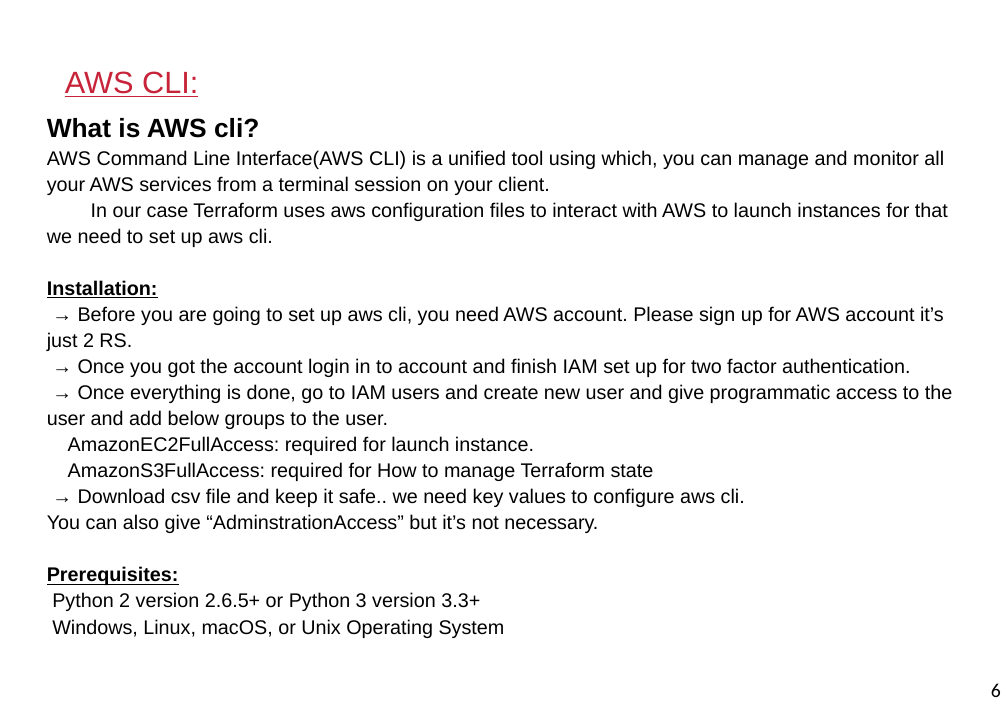
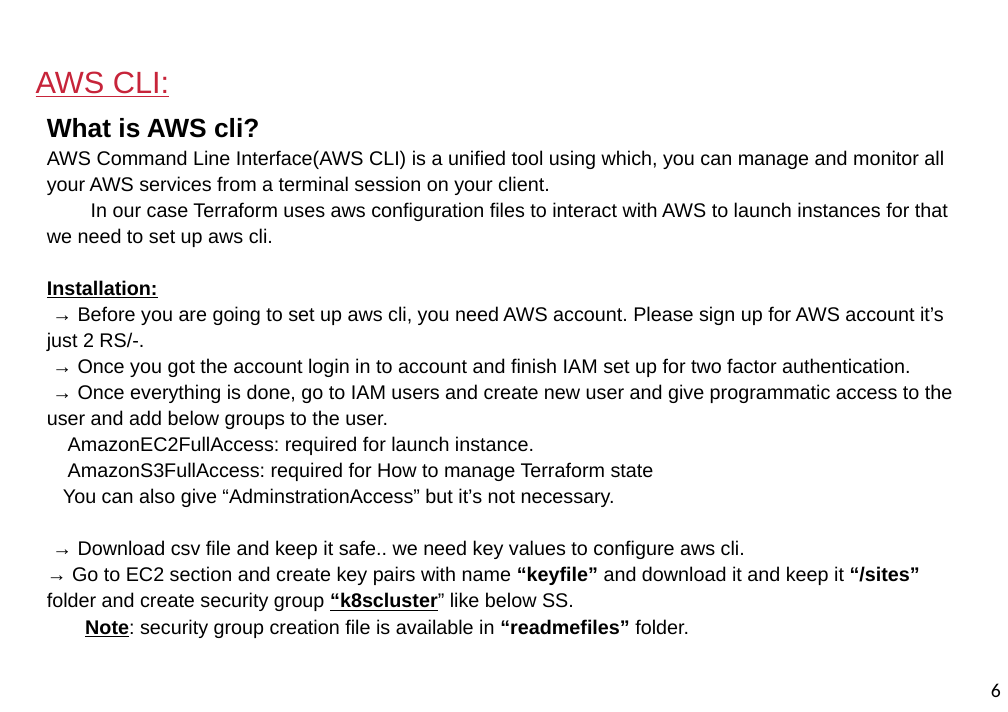
Before and after one commit to kiranpe/DevOpsCloud, a slide deck: slide 6 of DevOpsDoc.pptx. Drawn at 1008x712 pixels with LibreOffice and Linux fonts; fonts in the diff are those of the drawing; background and template pictures are left out. Boxes give left, top, right and bottom in pixels: in the first picture for what was removed or moved away, otherwise in the second. Text is boxed around its words. In the diff, an @@ line names an element or a change of style, - is before the commit and + after.

```diff
--- a/DevOpsDoc.pptx
+++ b/DevOpsDoc.pptx
@@ title "AWS CLI:": place and size @@
-title "AWS CLI:" at (65,71,198,97)
+title "AWS CLI:" at (36,71,169,97)
@@ subtitle at (47,306,944,351): text changed @@
-→ Before you are going to set up aws cli, you need AWS account. Please sign up for AWS account it’s just 2 RS.
+→ Before you are going to set up aws cli, you need AWS account. Please sign up for AWS account it’s just 2 RS/-.
@@ subtitle at (63,488,615,507): paragraph added @@
+You can also give “AdminstrationAccess” but it’s not necessary.
@@ subtitle at (47,566,920,638): text changed @@
-You can also give “AdminstrationAccess” but it’s not necessary.
-Prerequisites:
-Python 2 version 2.6.5+ or Python 3 version 3.3+
-Windows, Linux, macOS, or Unix Operating System
+→ Go to EC2 section and create key pairs with name “keyfile” and download it and keep it “/sites” folder and create security group “k8scluster” like below SS.
+Note: security group creation file is available in “readmefiles” folder.
```
Also in this commit, not shown: 15 other slides changed, 1 slide added.
